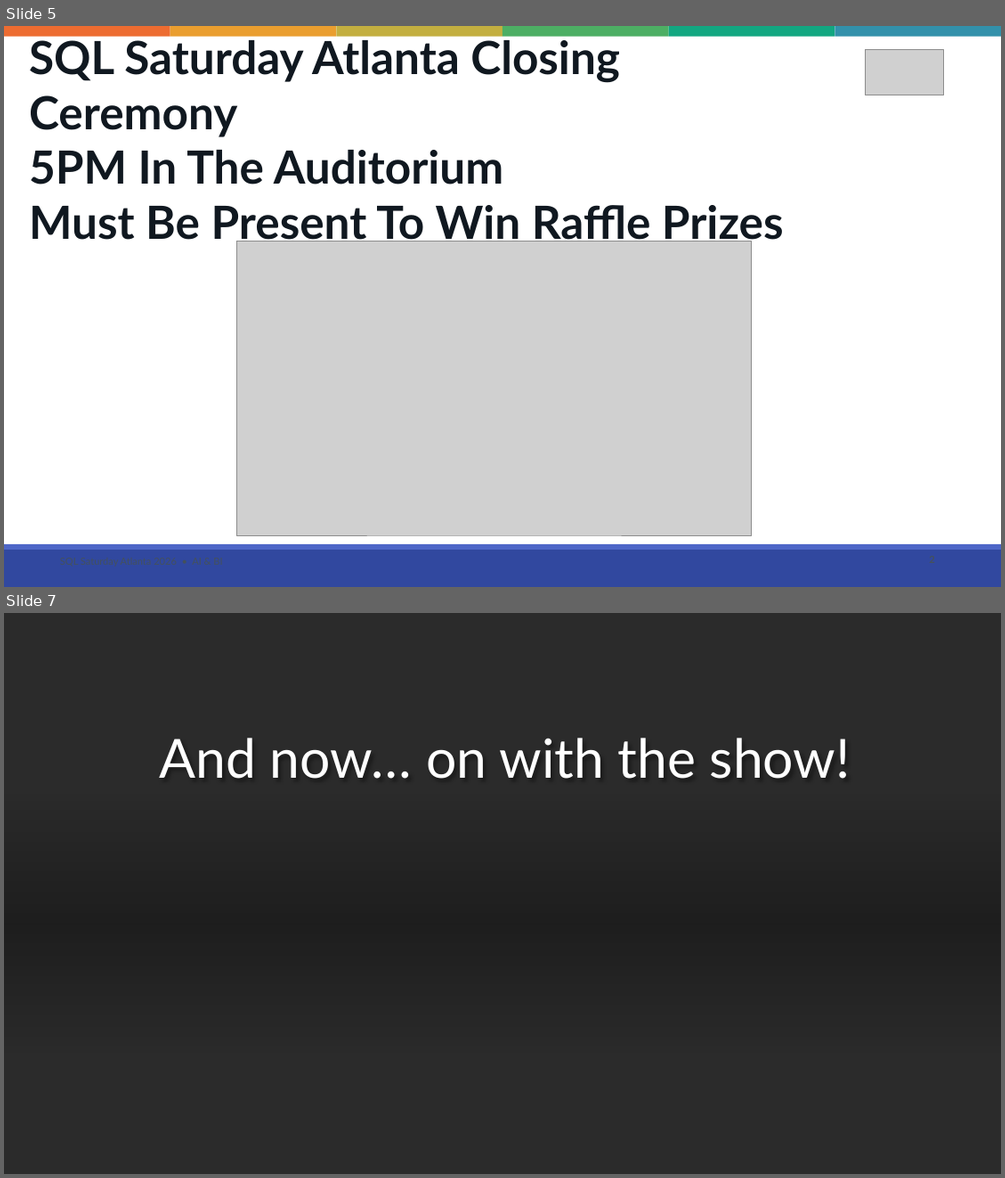
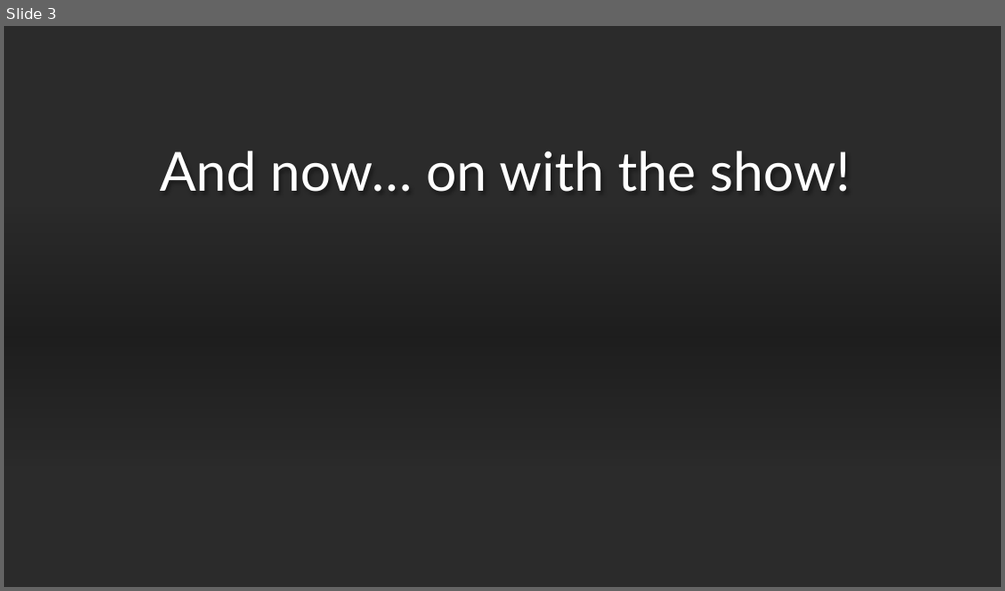
Before and after one commit to drsqlgithub/Presentation-Downloads, a slide deck: BI Versus Relational Design/Bi Versus Relational.pptx. Shown one above the other, each under a label of ours: slides 5 and 7 before the commit, slide 3 after it; the slides between them are not shown. The pictures are 1005x1178 and 1005x591 pixels, drawn with LibreOffice and Linux fonts; fonts in the diff are those of the drawing; grey boxes stand for pictures; background and template pictures are left out; a plain dark background stands for a picture behind light text. Boxes give left, top, right and bottom in pixels: in the first picture for what was removed or moved away, otherwise in the second. Text is boxed around its words. In the diff, an @@ line names an element or a change of style, - is before the commit and + after.

```diff
--- a/BI Versus Relational Design/Bi Versus Relational.pptx
+++ b/BI Versus Relational Design/Bi Versus Relational.pptx
@@ slide 5 removed at bbox=[4, 26, 1001, 587], background #FFFFFF @@
@@ rectangle removed at bbox=[4, 26, 170, 37] @@
@@ text removed at bbox=[29, 35, 784, 248] @@
-SQL Saturday Atlanta Closing Ceremony
-5PM In The Auditorium
-Must Be Present To Win Raffle Prizes
@@ rectangle removed at bbox=[170, 26, 336, 37] @@
@@ rectangle removed at bbox=[336, 26, 502, 37] @@
@@ rectangle removed at bbox=[502, 26, 669, 37] @@
@@ rectangle removed at bbox=[669, 26, 834, 37] @@
@@ rectangle removed at bbox=[834, 26, 1001, 37] @@
@@ picture removed at bbox=[866, 50, 944, 95] @@
@@ line removed from (102, 168) to (917, 168) @@
@@ picture removed at bbox=[236, 240, 752, 535] @@
@@ rectangle removed at bbox=[4, 549, 1001, 587] @@
@@ rectangle removed at bbox=[4, 544, 1001, 549] @@
@@ what was slide 7 is now slide 3 @@
```
Also in this commit, not shown: 1 slide changed, 3 other slides removed, 2 other files.
